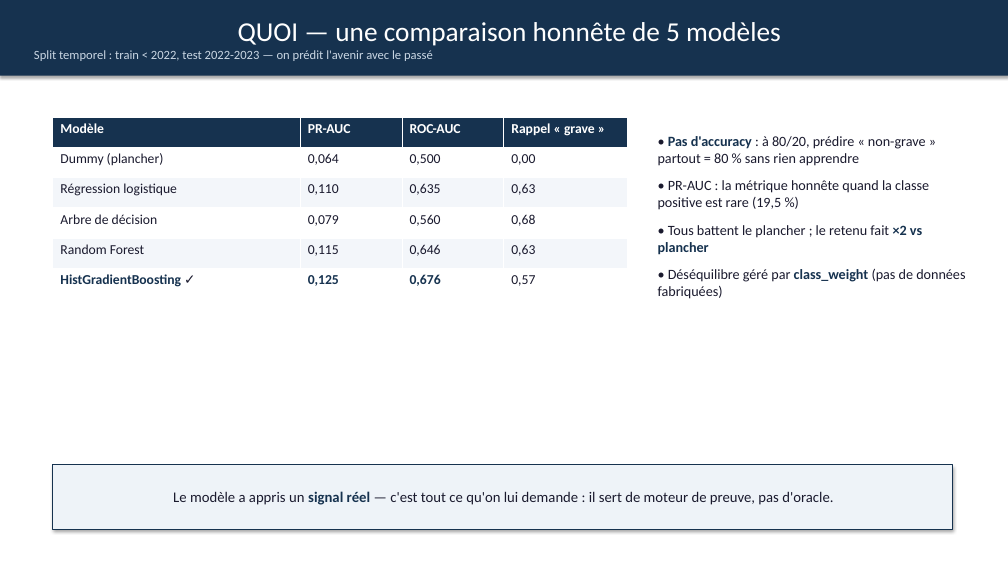
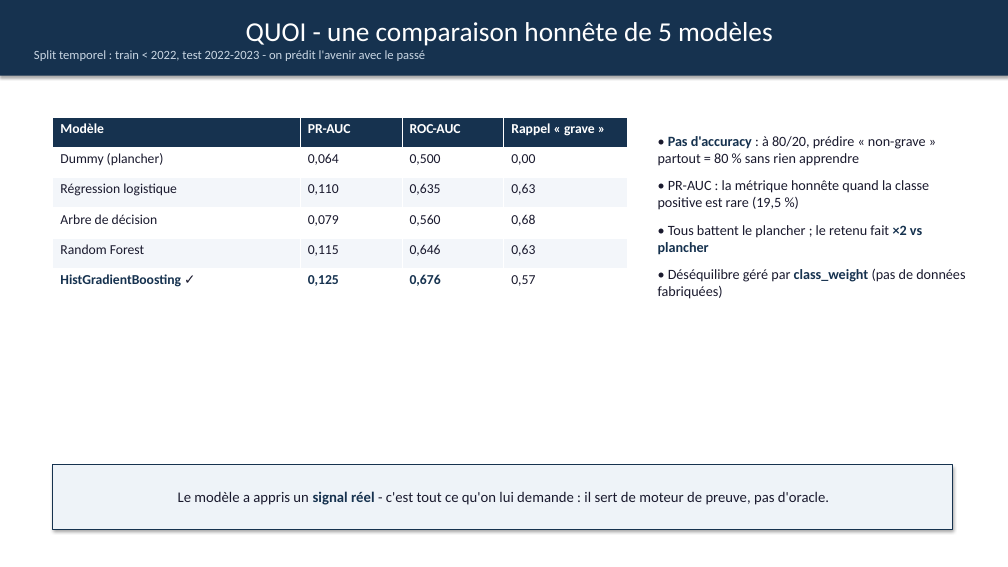
Before and after one commit to SabaMG/xploring, a slide deck: slide 8 of presentation/presentation_finale.pptx. Drawn at 1008x567 pixels with LibreOffice and Linux fonts; fonts in the diff are those of the drawing. Boxes give left, top, right and bottom in pixels: in the first picture for what was removed or moved away, otherwise in the second. Text is boxed around its words. In the diff, an @@ line names an element or a change of style, - is before the commit and + after.

```diff
--- a/presentation/presentation_finale.pptx
+++ b/presentation/presentation_finale.pptx
@@ text in rectangle at bbox=[34, 22, 773, 61]: text changed @@
-QUOI — une comparaison honnête de 5 modèles
-Split temporel : train < 2022, test 2022-2023 — on prédit l'avenir avec le passé
+QUOI - une comparaison honnête de 5 modèles
+Split temporel : train < 2022, test 2022-2023 - on prédit l'avenir avec le passé
@@ text in rectangle at bbox=[178, 491, 829, 505]: text changed @@
-Le modèle a appris un signal réel — c'est tout ce qu'on lui demande : il sert de moteur de preuve, pas d'oracle.
+Le modèle a appris un signal réel - c'est tout ce qu'on lui demande : il sert de moteur de preuve, pas d'oracle.
```
Also in this commit, not shown: 18 other slides changed, 17 other files.
